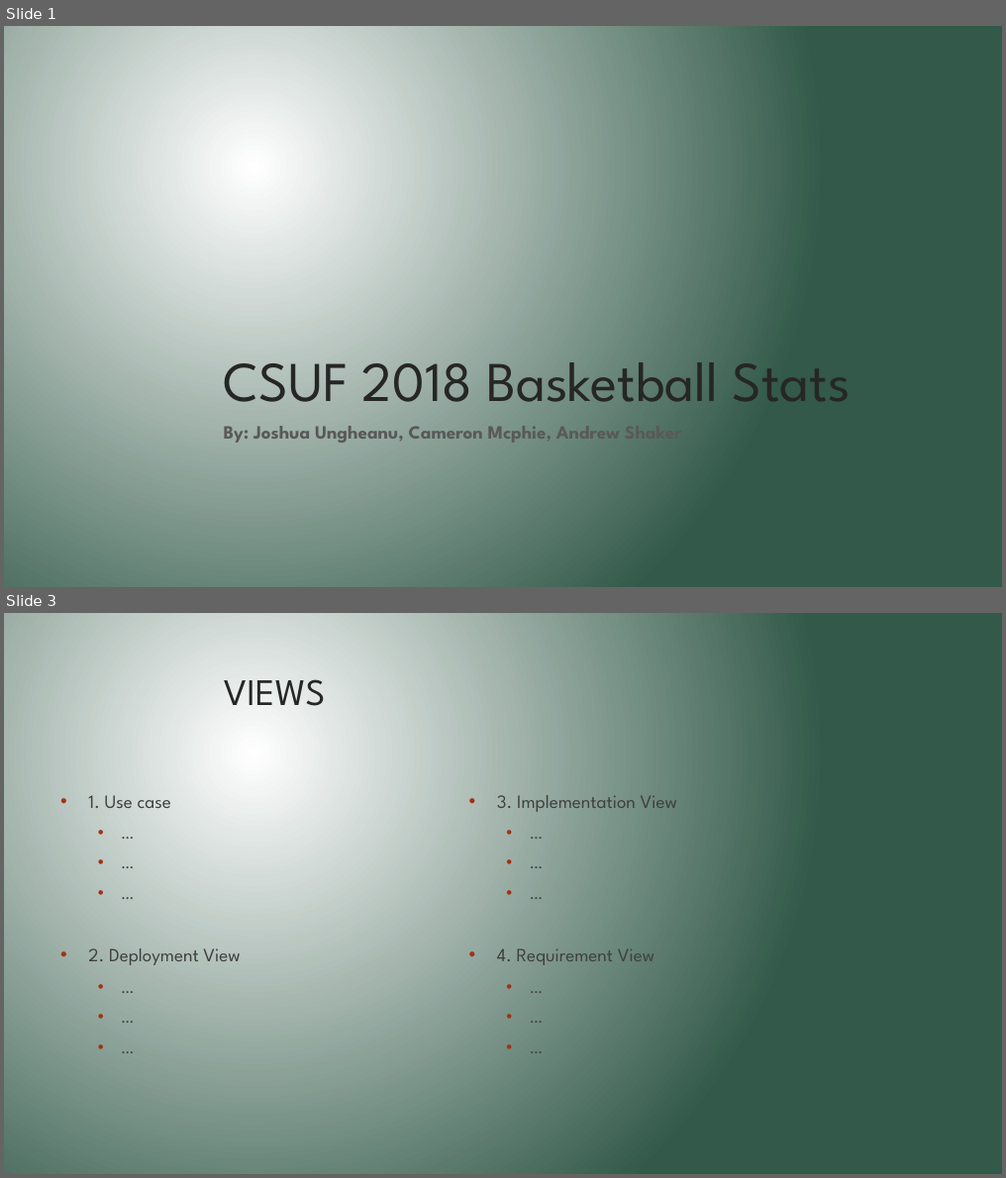
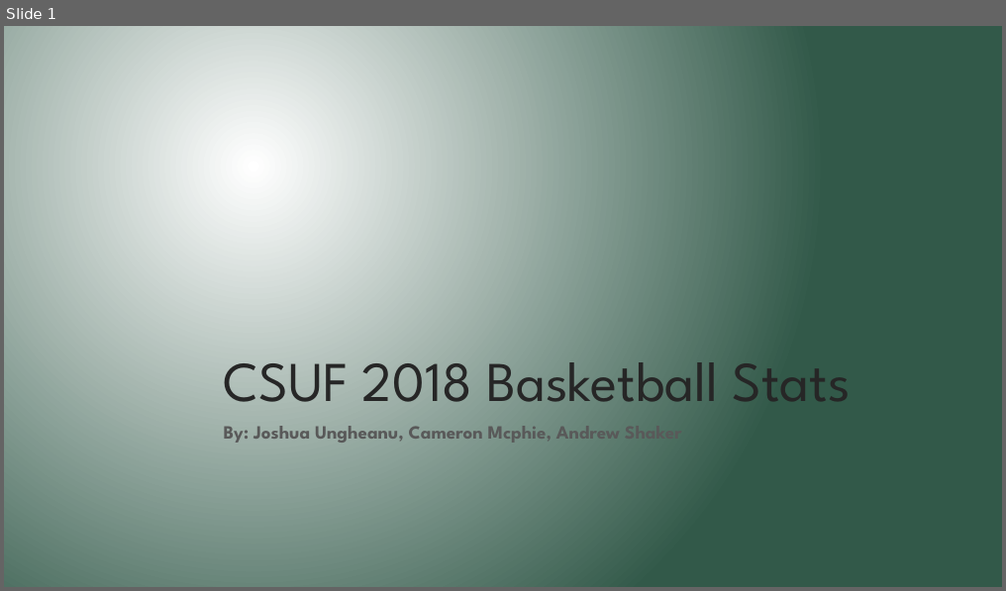
Before and after one commit to cameronmcphie/431FinalProject, a slide deck: documentation/431 Final Project.pptx. Shown one above the other, each under a label of ours: slides 1 and 3 before the commit, slide 1 after it; the slides between them are not shown. The pictures are 1006x1178 and 1006x591 pixels, drawn with LibreOffice and Linux fonts; fonts in the diff are those of the drawing. Boxes give left, top, right and bottom in pixels: in the first picture for what was removed or moved away, otherwise in the second. Text is boxed around its words. In the diff, an @@ line names an element or a change of style, - is before the commit and + after.

```diff
--- a/documentation/431 Final Project.pptx
+++ b/documentation/431 Final Project.pptx
@@ slide 3 removed at (x1=4, y1=613, x2=1002, y2=1174), background gradient #FFFFFF to #325949 @@
@@ title removed at (x1=224, y1=679, x2=325, y2=706) @@
-VIEWS
@@ text removed at (x1=88, y1=795, x2=240, y2=965) @@
-• 1. Use case
-  • …
-  • …
-  • …
-• 2. Deployment View
-  • …
-  • …
-  • …
@@ text removed at (x1=497, y1=795, x2=677, y2=965) @@
-• 3. Implementation View
-  • …
-  • …
-  • …
-• 4. Requirement View
-  • …
-  • …
-  • …
```
Also in this commit, not shown: 4 slides changed, 5 slides added, 1 other slide removed, 6 other files.
